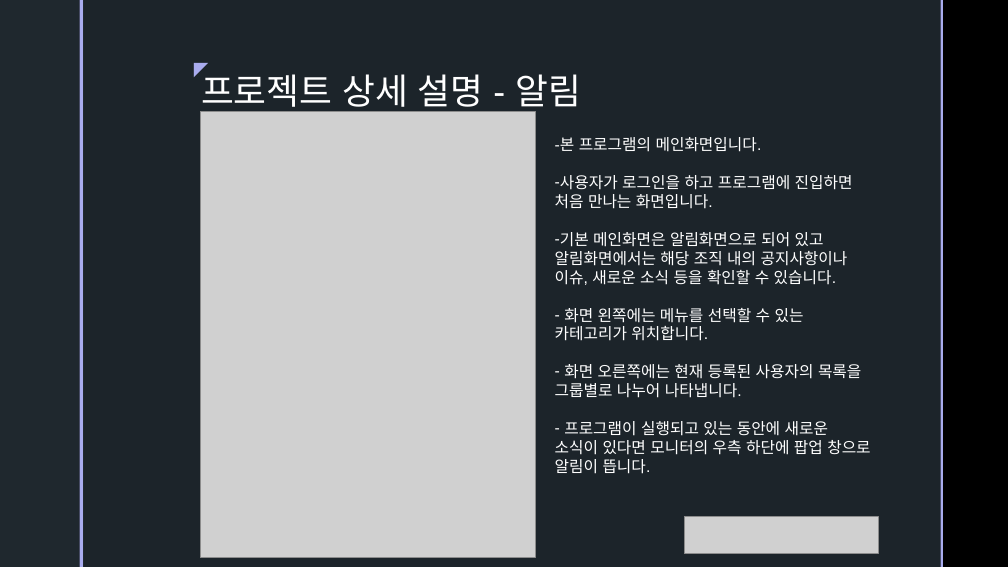
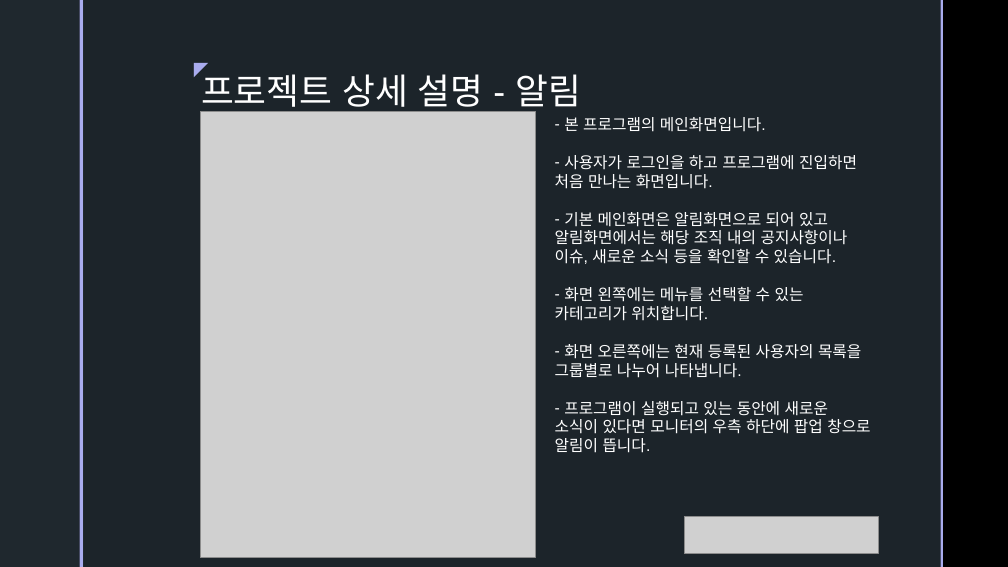
Before and after one commit to ColossusCMS/Team-Project, a slide deck: slide 10 of 보고서 폴더/제출용.pptx. Drawn at 1008x567 pixels with LibreOffice and Linux fonts; fonts in the diff are those of the drawing; grey boxes stand for pictures; background and template pictures are left out. Boxes give left, top, right and bottom in pixels: in the first picture for what was removed or moved away, otherwise in the second. Text is boxed around its words. In the diff, an @@ line names an element or a change of style, - is before the commit and + after.

```diff
--- a/보고서 폴더/제출용.pptx
+++ b/보고서 폴더/제출용.pptx
@@ text "본 프로그램의 메인화면입니다.": place and size @@
-text "본 프로그램의 메인화면입니다." at bbox=[555, 137, 870, 474]
+text "본 프로그램의 메인화면입니다." at bbox=[555, 117, 870, 453]
```
Also in this commit, not shown: 10 other slides changed, 2 slides removed, 1 other file.
